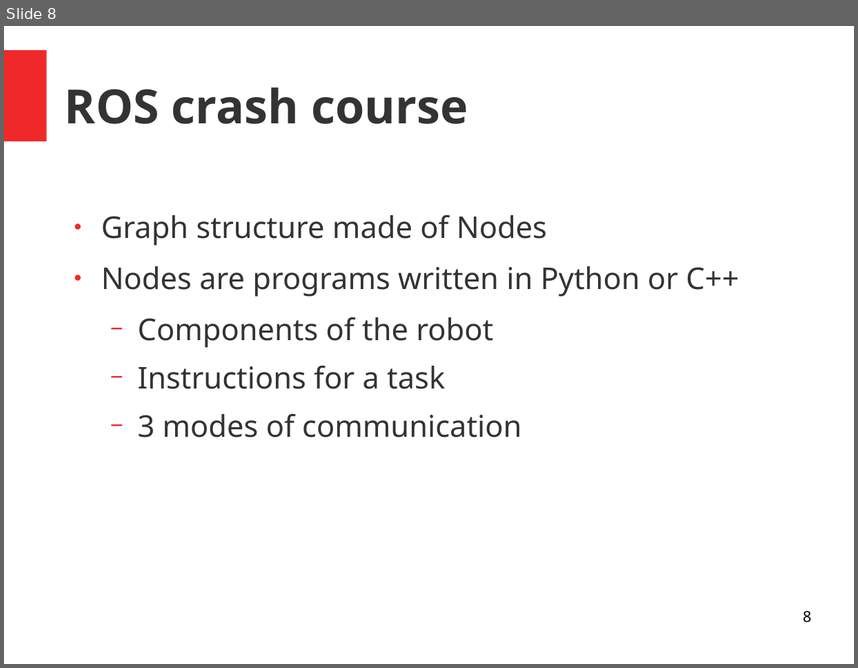
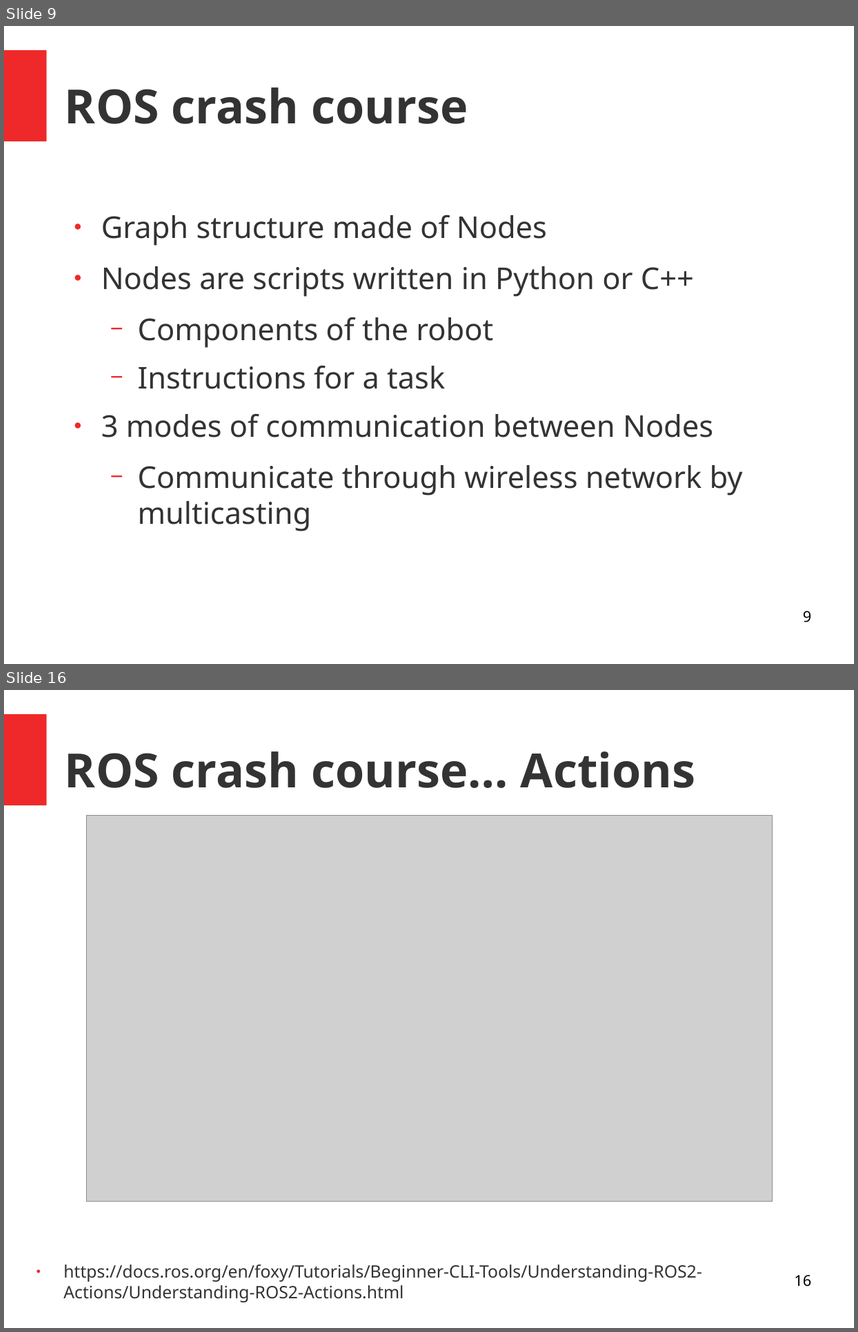
Before and after one commit to huybeme/slam_capstone, a slide deck: presentaton.odp. Shown one above the other, each under a label of ours: slide 8 before the commit, slides 9 and 16 after it; the slides between them are not shown. The pictures are 858x668 and 858x1332 pixels, drawn with LibreOffice and Linux fonts; fonts in the diff are those of the drawing; grey boxes stand for pictures. Boxes give left, top, right and bottom in pixels: in the first picture for what was removed or moved away, otherwise in the second. Text is boxed around its words. In the diff, an @@ line names an element or a change of style, - is before the commit and + after.

```diff
--- a/presentaton.odp
+++ b/presentaton.odp
@@ slide 16 added at (x1=4, y1=690, x2=854, y2=1328), background #FFFFFF; not listed: 1 template element that a slide beside it also shows @@
@@ title added at (x1=65, y1=751, x2=696, y2=788), 44 pt, text #333333, bold @@
+ROS crash course… Actions
@@ picture added at (x1=87, y1=816, x2=773, y2=1201) @@
@@ text added at (x1=63, y1=1264, x2=702, y2=1302), 16 pt, text #333333 @@
+● https://docs.ros.org/en/foxy/Tutorials/Beginner-CLI-Tools/Understanding-ROS2-Actions/Understanding-ROS2-Actions.html
@@ page number added at (x1=794, y1=1274, x2=811, y2=1286), 14 pt, text #000000 @@
+16
@@ what was slide 8 is now slide 9 @@
@@ slide 9 changed as well @@
@@ text at (x1=101, y1=266, x2=694, y2=296): text changed @@
-● Nodes are programs written in Python or C++
+● Nodes are scripts written in Python or C++
@@ text at (x1=101, y1=413, x2=743, y2=531): text changed @@
-  − 3 modes of communication
+● 3 modes of communication between Nodes
+  − Communicate through wireless network by multicasting
@@ page number at (x1=803, y1=610, x2=811, y2=622): text changed @@
-8
+9
```
Also in this commit, not shown: 6 other slides changed, 22 other slides added.
